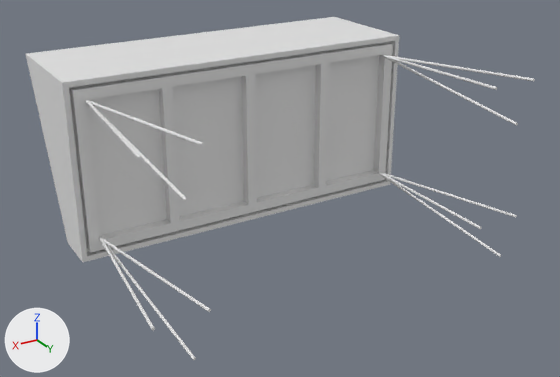
One commit to the OBJ model models/seven_inch/vinyl_record_storage.obj: the scene before it, then after it.
Before and after are seen from a camera (50 mm lens) standing at (81.3, 97.8, 53.1) and looking at (27.1, 7.5, 8.0). Arrows for +X, +Y and +Z are at lower left; the lights stay in place. The first picture is the older version. Where no turn or scale is listed for an object, it has been applied to the vertices. Vertices at exactly the same position are counted once.

Names of what the first picture shows: 'vinyl_record_storage'.
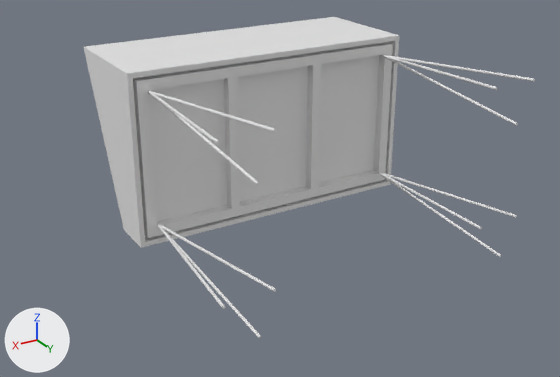
Diff of the bpy script that builds the scene:
```diff
--- a/models/seven_inch/vinyl_record_storage.obj.py
+++ b/models/seven_inch/vinyl_record_storage.obj.py
@@ me_vinyl_record_storage @@
 # used by ob_vinyl_record_storage; location = (0.0, 0.0, 0.0)
-me_vinyl_record_storage.from_pydata(...)  # 980 vertices, 1884 faces; spans x -0.6..56.0, y -18.5..28.0, z -1.0..26.3
+me_vinyl_record_storage.from_pydata(...)  # 972 vertices, 1872 faces; spans x -0.6..47.2, y -18.5..28.0, z -1.0..26.3
+# me_vinyl_record_storage part 1: the loose piece of 8 vertices spanning x 26.9..28.4, y -1.5..0.0, z 2.8..23.5 is moved by (3.0, 0.0, 0.0)
+# me_vinyl_record_storage part 2: the loose piece of 196 vertices spanning x 48.6..56.0, y 0.0..28.0, z -1.0..5.3 is moved by (-8.8, 0.0, 0.0)
+# me_vinyl_record_storage part 3: the loose piece of 196 vertices spanning x 48.6..56.0, y 0.0..28.0, z 19.2..25.5 is moved by (-8.8, 0.0, 0.0)
+# me_vinyl_record_storage part 4: the loose piece of 8 vertices spanning x 40.1..41.6, y -1.5..0.0, z 2.8..23.5 is deleted
+# me_vinyl_record_storage part 5
+# 34 vertices in x 52.5..55.2, y -18.5..0.0, z 0.0..26.3 move by (-8.7, 0.0, 0.0)
+# 4 vertices in x 54.0, y -1.5..0.0, z 1.2..25.0 move by (-8.8, 0.0, 0.0)
+# me_vinyl_record_storage part 6
+# 4 vertices are removed from x 13.7, y -1.5..0.0, z 2.8..23.5
+# 12 faces are deleted
+# 4 vertices are added at (16.7, 0.0, 2.8), (16.7, -1.5, 2.8), (16.7, 0.0, 23.5), (16.7, -1.5, 23.5)
+# 12 new faces join them
+# other edits to the shape of me_vinyl_record_storage do not show in these pictures
```

Changed parts and their boxes (x1, y1, x2, y2) in the pictures (560 x 377 px; the box of a moved part takes in the faces that stretch with it):
'vinyl_record_storage', reshaped (11% narrower, 6% shorter)
    before: (26, 17, 535, 360)
    after: (84, 17, 535, 338)
part 1 of me_vinyl_record_storage, moved or reshaped
    before: (241, 74, 257, 205)
    after: (224, 77, 240, 209)
part 2 of me_vinyl_record_storage, moved or reshaped
    before: (100, 237, 211, 360)
    after: (157, 224, 276, 338)
part 3 of me_vinyl_record_storage, moved or reshaped
    before: (86, 100, 204, 202)
    after: (148, 91, 276, 185)
part 4 of me_vinyl_record_storage, deleted
    before: (158, 87, 180, 223)
part 5 of me_vinyl_record_storage, moved or reshaped
    before: (26, 46, 330, 262)
    after: (84, 46, 330, 248)
part 6 of me_vinyl_record_storage, moved or reshaped
    before: (314, 63, 329, 188)
    after: (306, 64, 321, 189)
